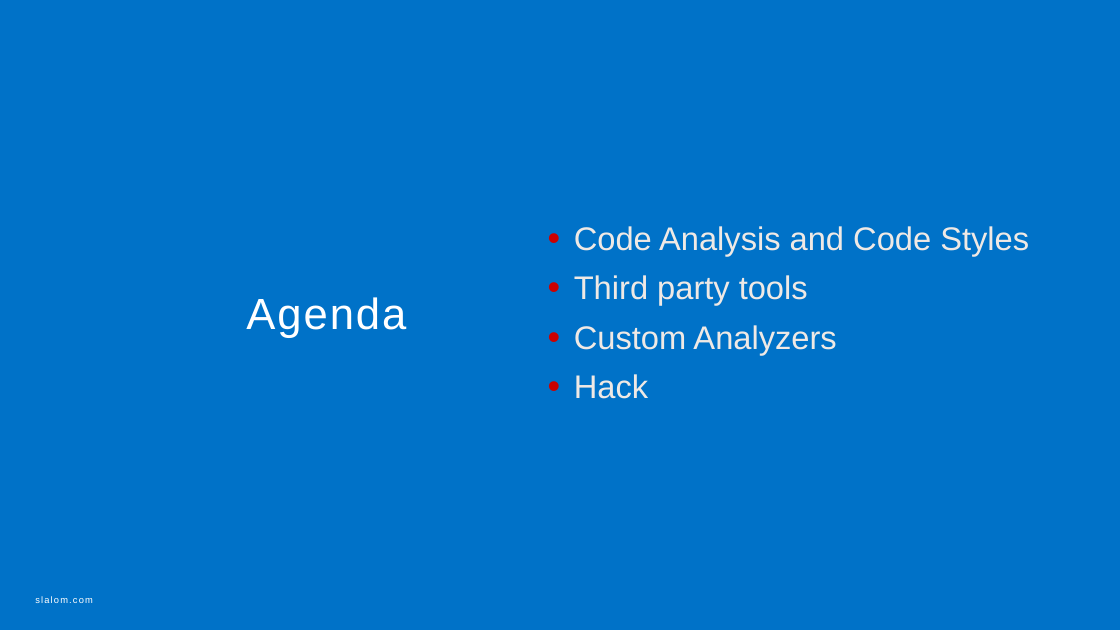
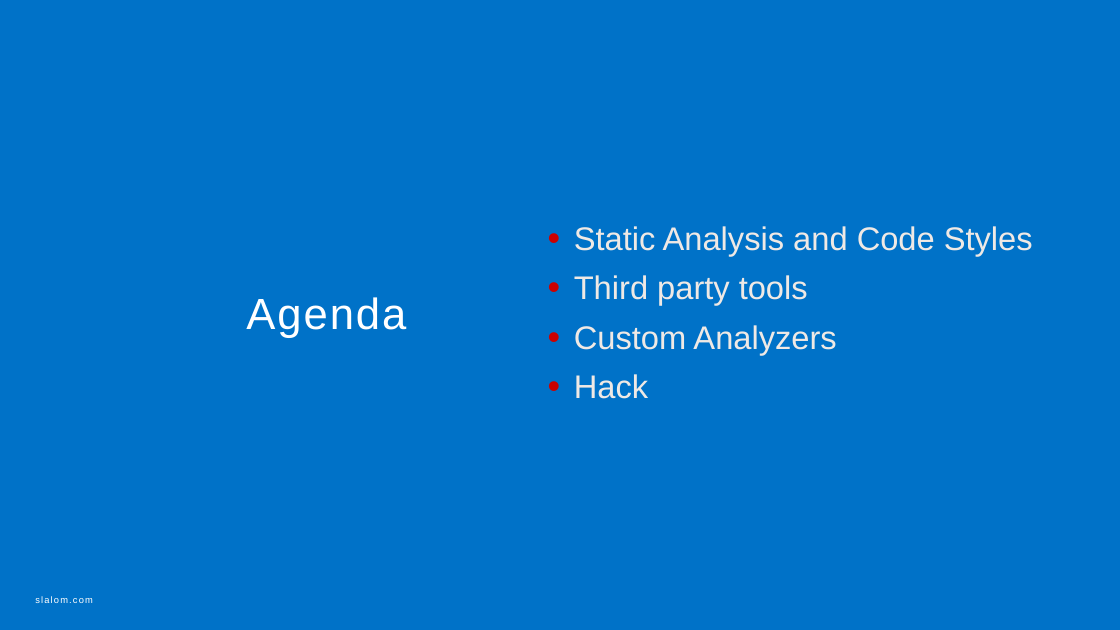
Before and after one commit to jwooley/RoslynLabs, a slide deck: slide 3 of RoslynStaticAnalyzerWorkshop.pptx. Drawn at 1120x630 pixels with LibreOffice and Linux fonts; fonts in the diff are those of the drawing. Boxes give left, top, right and bottom in pixels: in the first picture for what was removed or moved away, otherwise in the second. Text is boxed around its words. In the diff, an @@ line names an element or a change of style, - is before the commit and + after.

```diff
--- a/RoslynStaticAnalyzerWorkshop.pptx
+++ b/RoslynStaticAnalyzerWorkshop.pptx
@@ text at bbox=[574, 226, 1033, 256]: text changed @@
-• Code Analysis and Code Styles
+• Static Analysis and Code Styles
```
Also in this commit, not shown: 10 other slides changed, 13 slides added, 1 other file.
